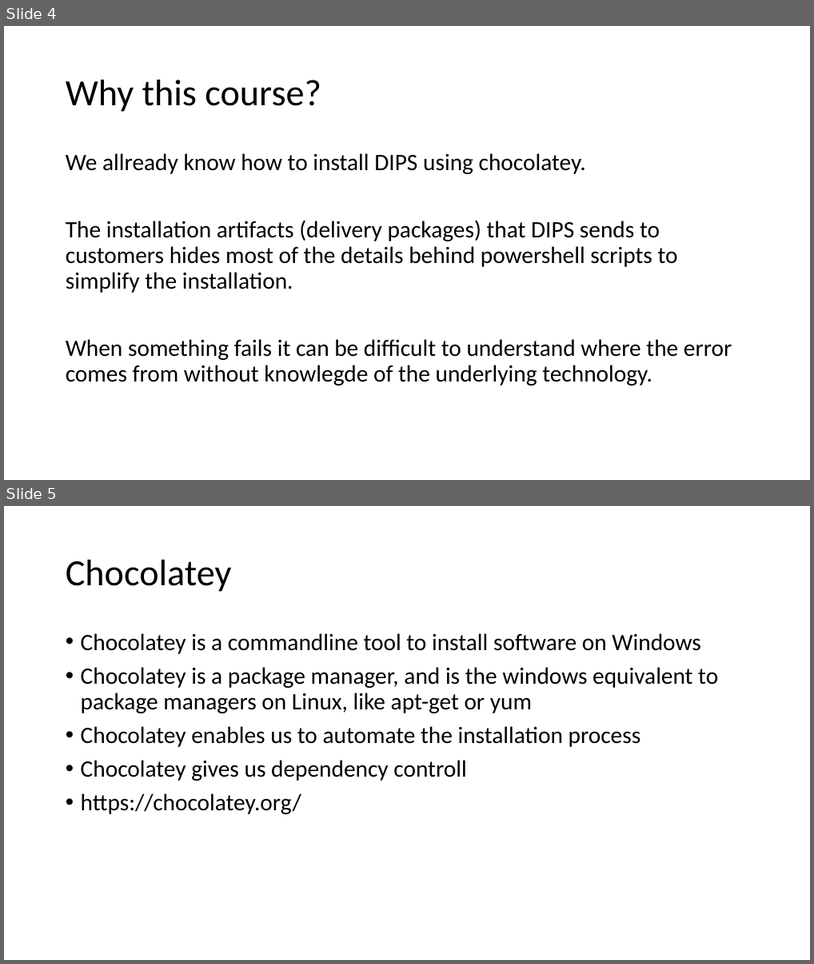
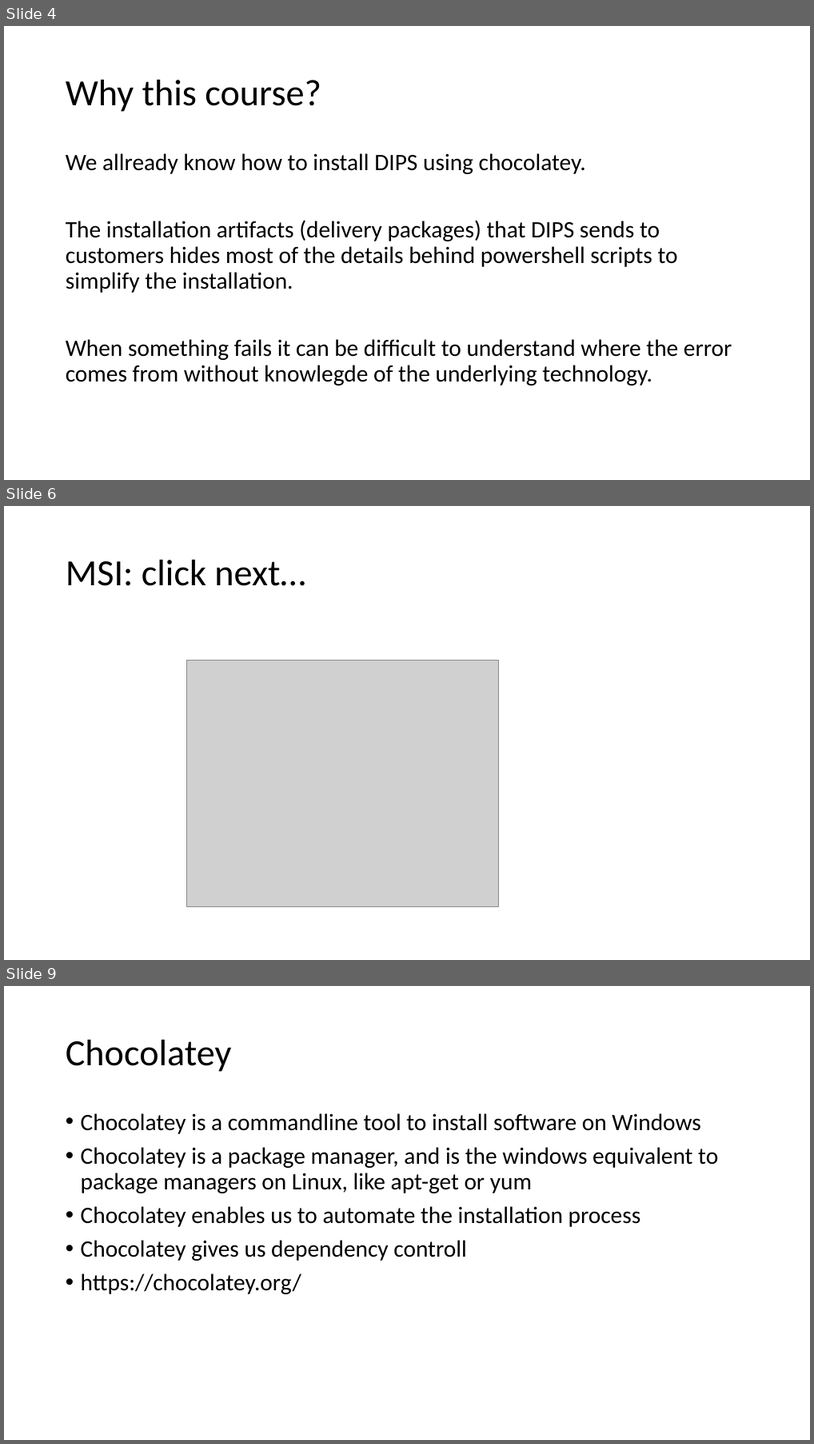
Before and after one commit to DIPSAS/InstallationTech, a slide deck: docs/InstallationCourse.pptx. Shown one above the other, each under a label of ours: slides 4 and 5 before the commit, slides 4, 6 and 9 after it; the slides between them are not shown. The pictures are 814x964 and 814x1444 pixels, drawn with LibreOffice and Linux fonts; fonts in the diff are those of the drawing; grey boxes stand for pictures. Boxes give left, top, right and bottom in pixels: in the first picture for what was removed or moved away, otherwise in the second. Text is boxed around its words. In the diff, an @@ line names an element or a change of style, - is before the commit and + after.

```diff
--- a/docs/InstallationCourse.pptx
+++ b/docs/InstallationCourse.pptx
@@ slide 6 added at [4, 506, 810, 960], background #FFFFFF @@
@@ title added at [66, 560, 306, 586], 44 pt, text #000000 @@
+MSI: click next…
@@ picture added at [186, 660, 499, 907] @@
@@ what was slide 5 is now slide 9 @@
```
Also in this commit, not shown: 3 other slides added.
